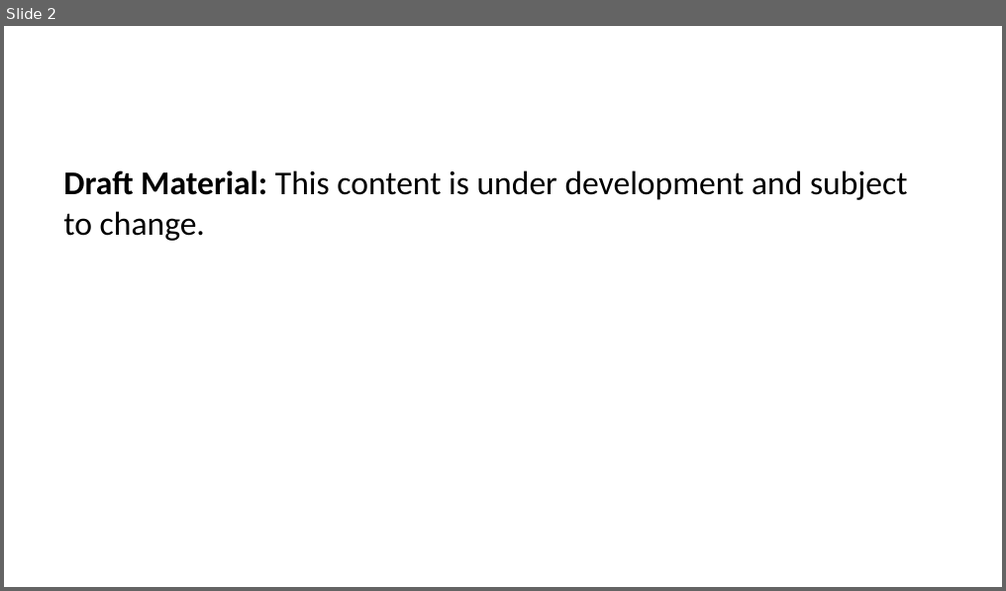
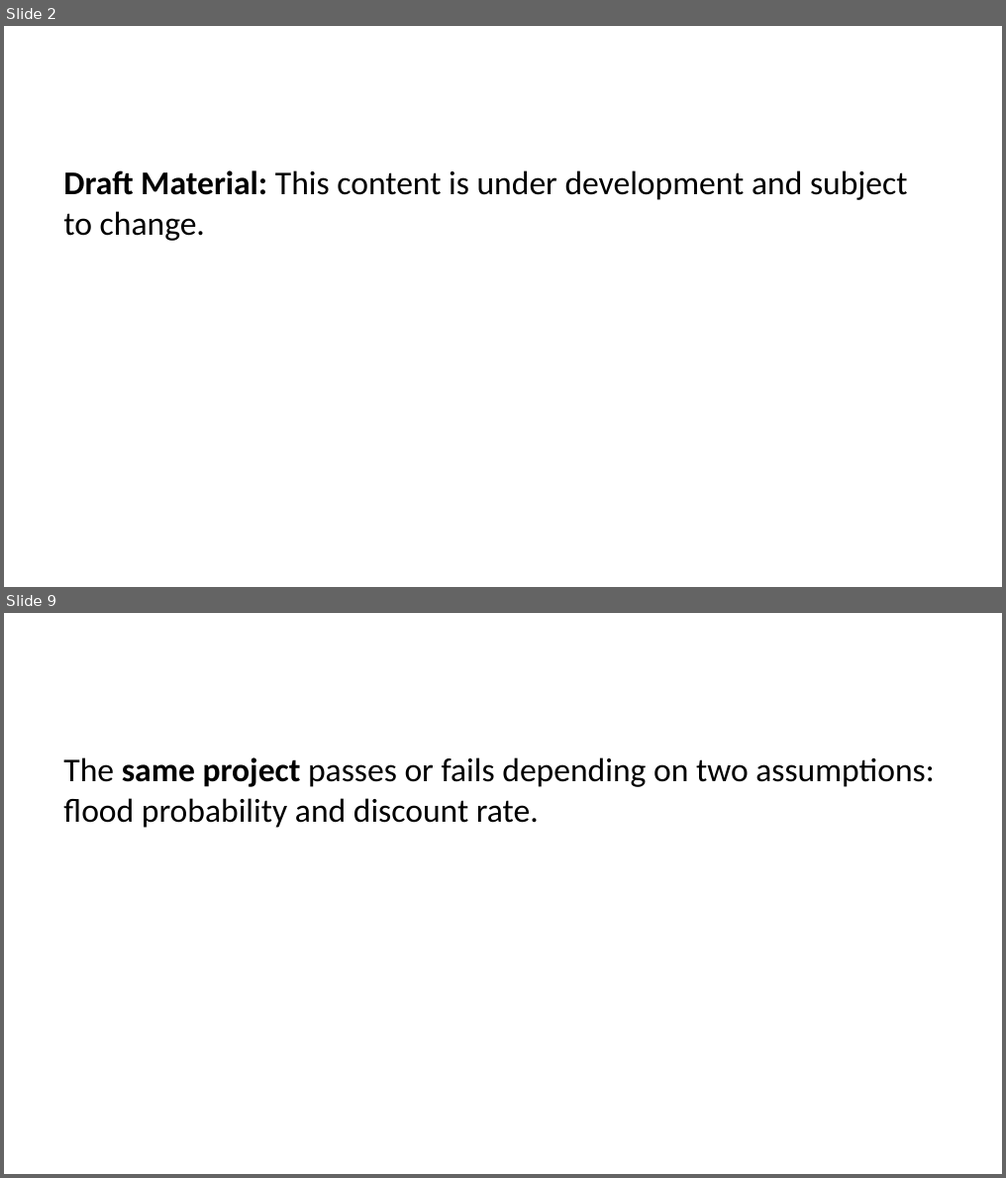
Before and after one commit to CEVE-421-521/ceve-421-521.github.io, a slide deck: lectures/week-05/index.pptx. Shown one above the other, each under a label of ours: slide 2 before the commit, slides 2 and 9 after it; the slides between them are not shown. The pictures are 1006x591 and 1006x1178 pixels, drawn with LibreOffice and Linux fonts; fonts in the diff are those of the drawing. Boxes give left, top, right and bottom in pixels: in the first picture for what was removed or moved away, otherwise in the second. Text is boxed around its words. In the diff, an @@ line names an element or a change of style, - is before the commit and + after.

```diff
--- a/lectures/week-05/index.pptx
+++ b/lectures/week-05/index.pptx
@@ slide 9 added at (4, 613, 1002, 1174), background #FFFFFF @@
@@ text added at (63, 758, 935, 828), 24 pt, text #000000 @@
+The same project passes or fails depending on two assumptions: flood probability and discount rate.
```
Also in this commit, not shown: 1 slide changed, 8 other slides added, 3 slides removed, 54 other files.
